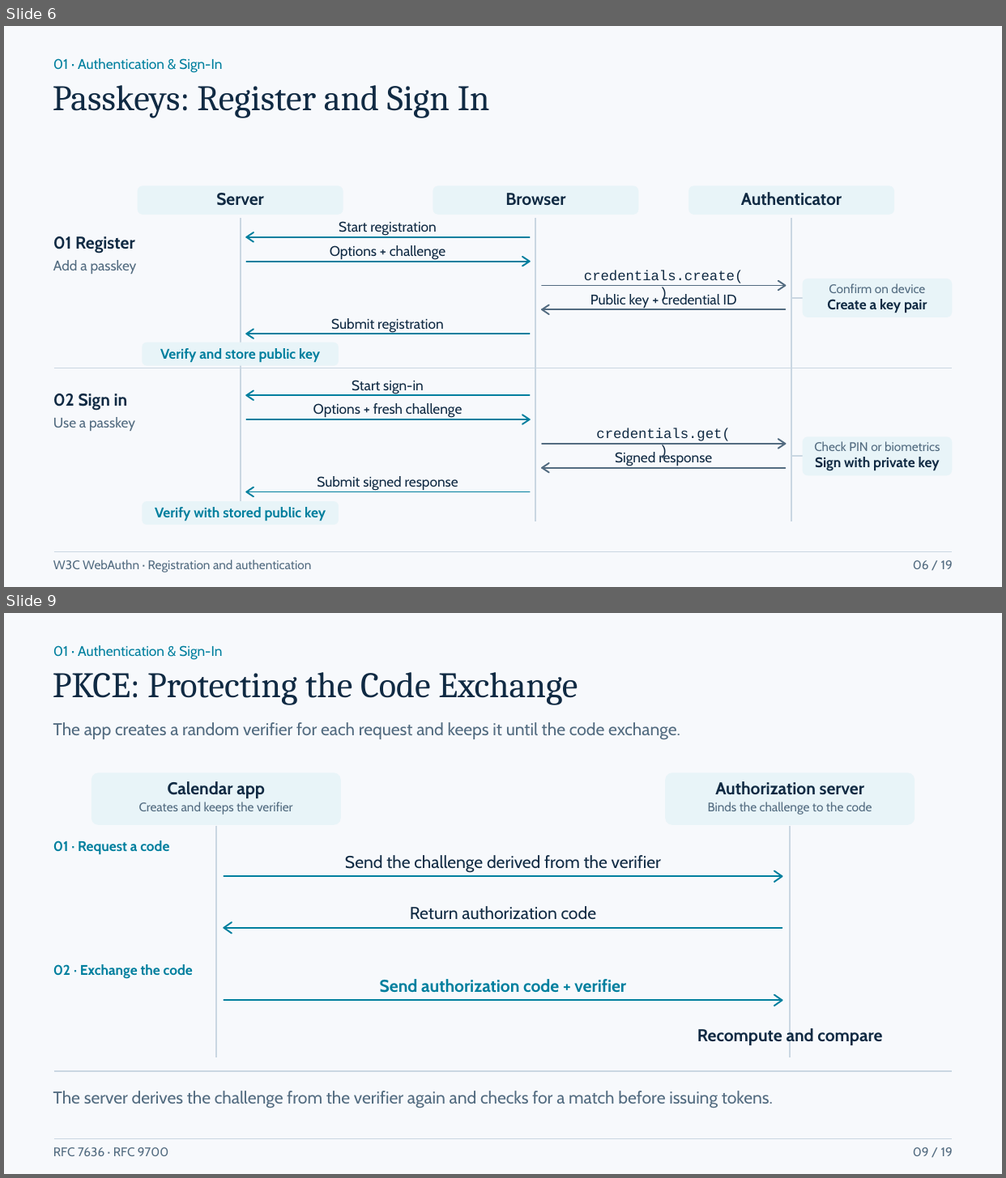
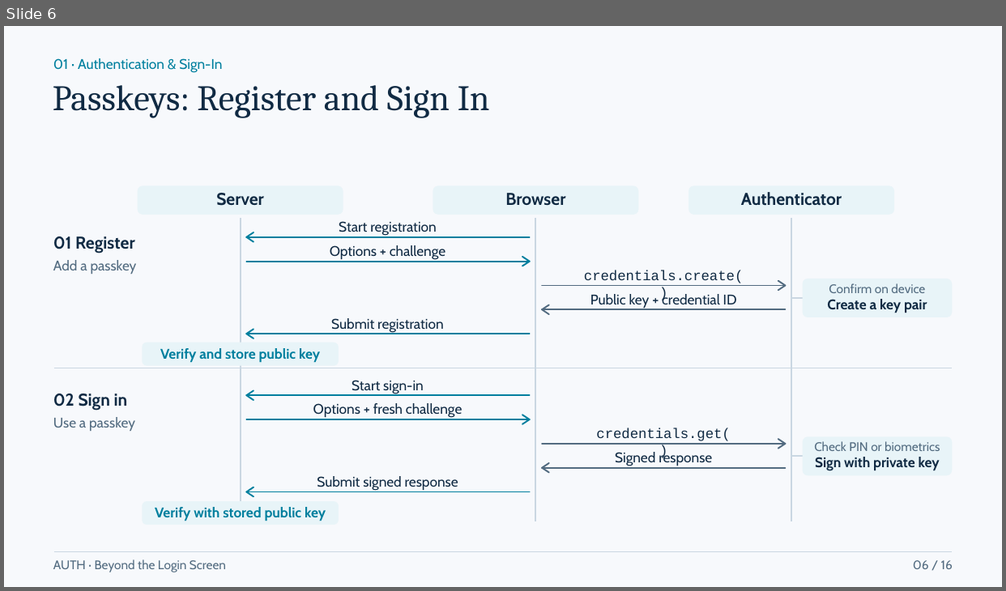
Before and after one commit to Daniiislo/TechSharing, a slide deck: Auth/presentation/Auth - Beyond the Login Screen.pptx. Shown one above the other, each under a label of ours: slides 6 and 9 before the commit, slide 6 after it; the slides between them are not shown. The pictures are 1006x1178 and 1006x591 pixels, drawn with LibreOffice and Linux fonts; fonts in the diff are those of the drawing. Boxes give left, top, right and bottom in pixels: in the first picture for what was removed or moved away, otherwise in the second. Text is boxed around its words. In the diff, an @@ line names an element or a change of style, - is before the commit and + after.

Commit message:
docs(auth): sync agenda and refresh exported slide deck

```diff
--- a/Auth/presentation/Auth - Beyond the Login Screen.pptx
+++ b/Auth/presentation/Auth - Beyond the Login Screen.pptx
@@ slide 9 removed at (x1=4, y1=613, x2=1002, y2=1174), background #F7F9FC @@
@@ text removed at (x1=53, y1=645, x2=222, y2=660) @@
-01 · Authentication & Sign-In
@@ text removed at (x1=53, y1=672, x2=577, y2=705) @@
-PKCE: Protecting the Code Exchange
@@ text removed at (x1=53, y1=722, x2=680, y2=740) @@
-The app creates a random verifier for each request and keeps it until the code exchange.
@@ group removed at (x1=53, y1=773, x2=953, y2=1109): 11 texts, 6 freeform shapes, 2 rounded rectangles @@
-Calendar app
-Creates and keeps the verifier
-Authorization server
-Binds the challenge to the code
-01 · Request a code
-Send the challenge derived from the verifier
-Return authorization code
-02 · Exchange the code
-Send authorization code + verifier
-Recompute and compare
-The server derives the challenge from the verifier again and checks for a match before issuing tokens.
@@ freeform shape removed at (x1=54, y1=1139, x2=953, y2=1140) @@
@@ text removed at (x1=53, y1=1148, x2=168, y2=1157) @@
-RFC 7636 · RFC 9700
@@ text removed at (x1=913, y1=1148, x2=953, y2=1157) @@
-09 / 19
@@ slide 6 changed as well @@
@@ text at (x1=53, y1=560, x2=226, y2=573): text changed @@
-W3C WebAuthn · Registration and authentication
+AUTH · Beyond the Login Screen
@@ text at (x1=913, y1=561, x2=953, y2=570): text changed @@
-06 / 19
+06 / 16
```
Also in this commit, not shown: 10 other slides changed, 5 slides added, 13 other slides removed, 12 other files.
